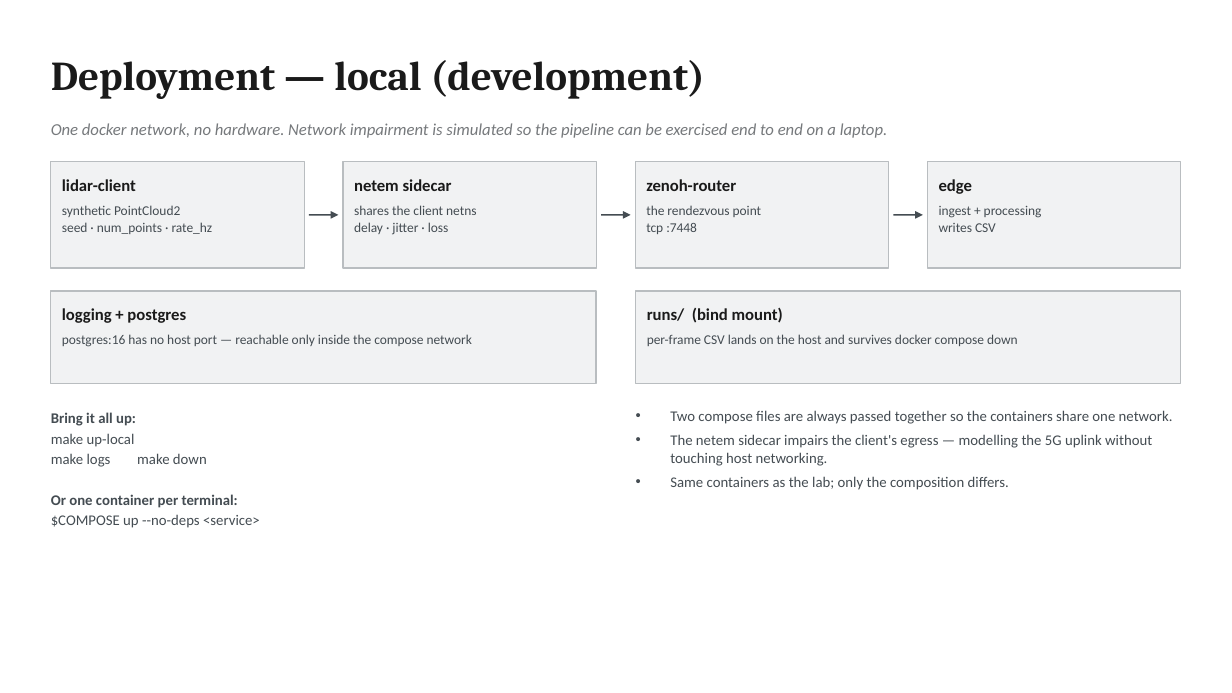
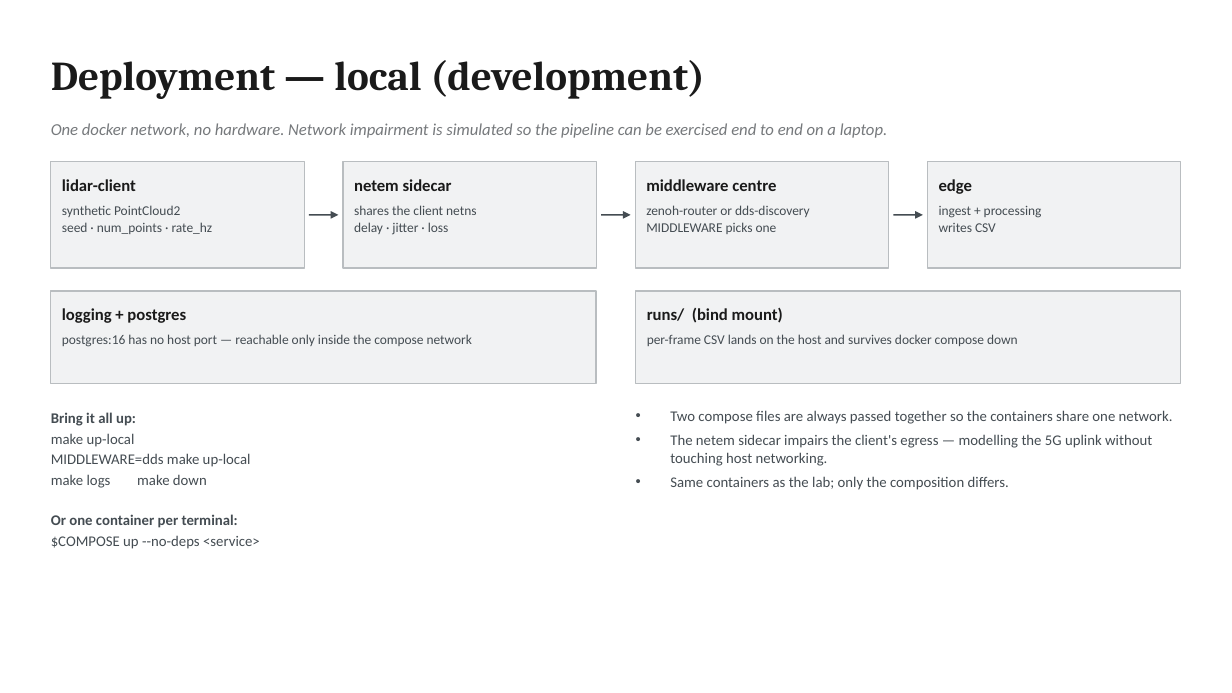
Before and after one commit to morosev/mec-cast, a slide deck: slide 2 of docs/slides/mec-cast-architecture.pptx. Drawn at 1232x693 pixels with LibreOffice and Linux fonts; fonts in the diff are those of the drawing. Boxes give left, top, right and bottom in pixels: in the first picture for what was removed or moved away, otherwise in the second. Text is boxed around its words. In the diff, an @@ line names an element or a change of style, - is before the commit and + after.

```diff
--- a/docs/slides/mec-cast-architecture.pptx
+++ b/docs/slides/mec-cast-architecture.pptx
@@ text at <box>646,179,776,191</box>: text changed @@
-zenoh-router
+middleware centre
@@ text at <box>646,205,810,234</box>: text changed @@
-the rendezvous point
-tcp :7448
+zenoh-router or dds-discovery
+MIDDLEWARE picks one
@@ text at <box>51,453,251,467</box>: paragraph added @@
+MIDDLEWARE=dds make up-local
```
Also in this commit, not shown: 5 other slides changed, 12 other files.
